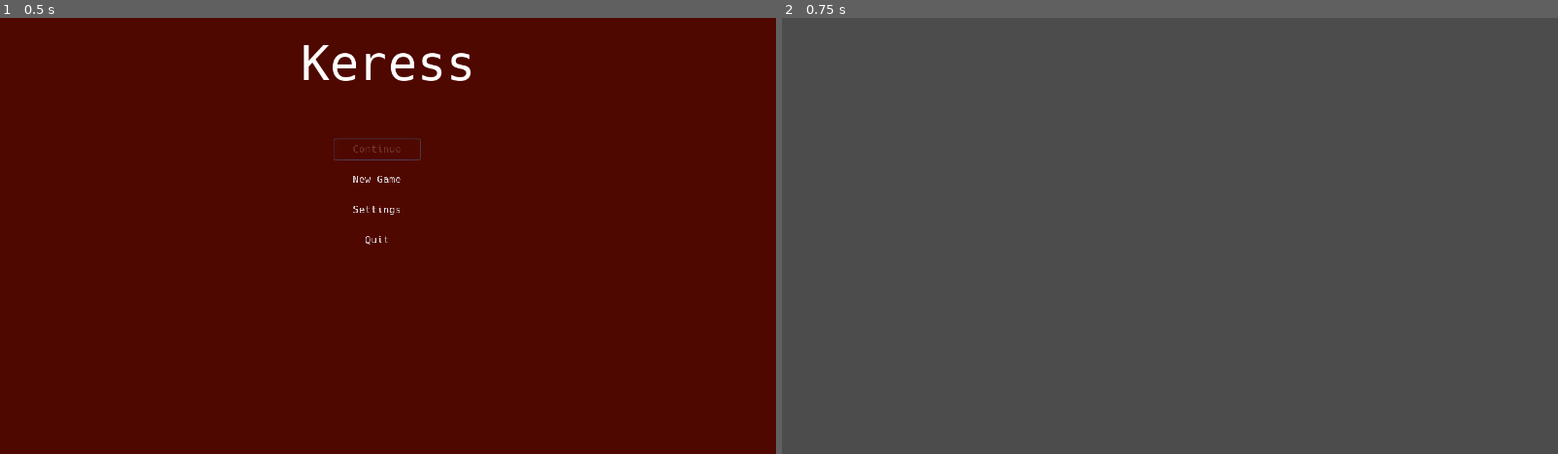
Above: before the commit, frames 1-2 (left to right).
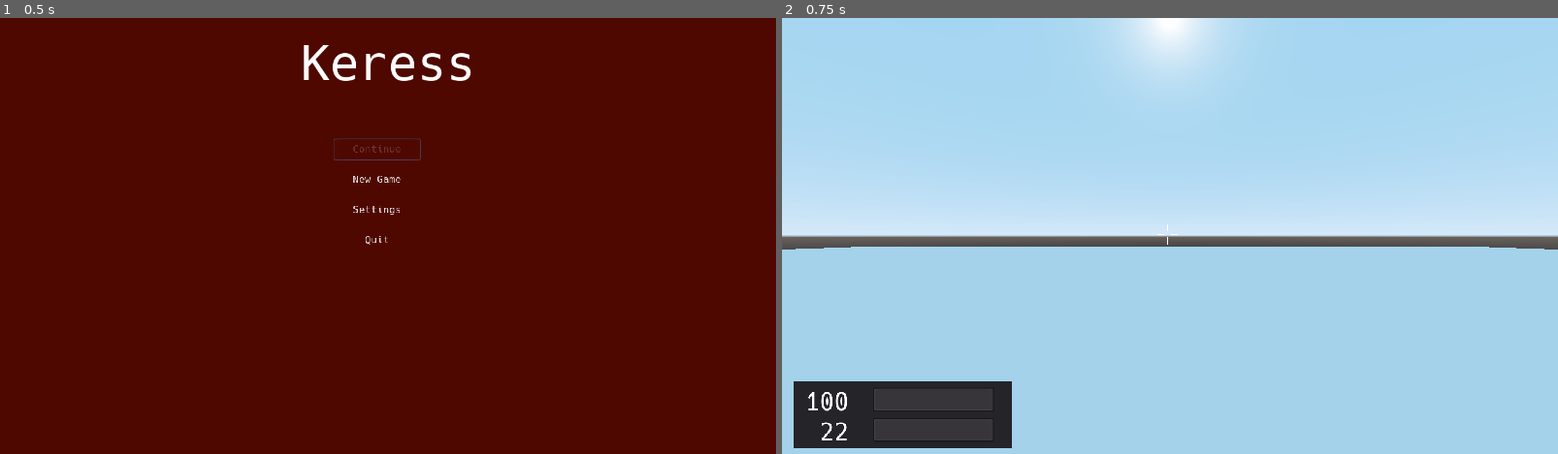
Above: after the commit, the same moments.

Repository: duckinator/keress
Game: Godot game, scene res://menus/MainMenu.tscn
The game is run twice, just before and just after one commit, with the same random seed, the same clock (stepped at 60 frames per second) and the same inputs.
Inputs:
- Up to frame 1 (0.5 s): no input
- Up to frame 2 (0.75 s): click "New Game" at 0.5 s

Frame 1 is identical in both runs. In frame 2, 96% of the frame differs, in the area x 0-100%, y 0-100%.

Commit message:
Add Player scene and spawn it and all that.

Diff:
--- a/src/Game.gd
+++ b/src/Game.gd
@@ -101,18 +101,38 @@
 
 func load_level(level):
 	Game.playing = true
-	return load_scene(get_level_scene(level))
+	var err = load_scene(get_level_scene(level))
+	if err:
+		Console.error("load_level(): " + str(err))
 
-func spawn_scene(asset, pos):
+func spawn_scene(asset, pos=null, rot=null):
 	var scene = load("res://" + asset + ".tscn")
 	var scene_instance = scene.instance()
 	scene_instance.set_name(asset)
 	get_parent().call_deferred("add_child", scene_instance)
-	scene_instance.set_translation(pos)
+	if pos != null:
+		scene_instance.translation = pos
+	if rot != null:
+		scene_instance.rotation = rot
 	return scene_instance
+
+func find_spawn_point(scene):
+	var spawns = []
+	if scene.has_node("Spawns"):
+		for node in scene.get_node("Spawns").get_children():
+			spawns.push_back(node)
+	else:
+		Console.error("Couldn't find a spawn point!")
+	return spawns[rand_range(0, len(spawns))]
 
 func quit():
 	get_tree().quit()
+
+func spawn_player(scene):
+	var spawn = find_spawn_point(scene)
+	var player = scene.get_node('Player')
+	player.translation = spawn.translation
+	player.rotation = spawn.rotation
 
 func focus_first_control(node):
 	for child in node.get_children():
--- /dev/null
+++ b/src/levels/Level_001.gd
@@ -0,0 +1,4 @@
+extends Spatial
+
+func _ready():
+	Game.spawn_player(self)
--- a/src/levels/Level_001.tscn
+++ b/src/levels/Level_001.tscn
@@ -1,4 +1,7 @@
-[gd_scene load_steps=3 format=2]
+[gd_scene load_steps=5 format=2]
+
+[ext_resource path="res://levels/Level_001.gd" type="Script" id=1]
+[ext_resource path="res://player/Player.tscn" type="PackedScene" id=2]
 
 [sub_resource type="CubeMesh" id=1]
 size = Vector3( 100, 0.5, 100 )
@@ -7,6 +10,12 @@
 points = PoolVector3Array( -50, 0.25, 50, 50, 0.25, -50, 50, 0.25, 50, -50, 0.25, -50, -50, -0.25, 50, 50, -0.25, -50,  …(280 unchanged characters)…
 
 [node name="Level_001" type="Spatial"]
+script = ExtResource( 1 )
+
+[node name="Spawns" type="Spatial" parent="."]
+
+[node name="Spawn_1" type="Spatial" parent="Spawns"]
+transform = Transform( 1, 0, 0, 0, 1, 0, 0, 0, 1, 0, 2, 0 )
 
 [node name="Floor" type="MeshInstance" parent="."]
 mesh = SubResource( 1 )
@@ -16,3 +25,5 @@
 
 [node name="CollisionShape" type="CollisionShape" parent="Floor/StaticBody"]
 shape = SubResource( 2 )
+
+[node name="Player" parent="." instance=ExtResource( 2 )]
--- /dev/null
+++ b/src/player/HUD.tscn
@@ -0,0 +1,94 @@
+[gd_scene load_steps=4 format=2]
+
+[ext_resource path="res://fonts/hack/Hack-Regular.ttf" type="DynamicFontData" id=1]
+
+[sub_resource type="DynamicFont" id=1]
+size = 40
+font_data = ExtResource( 1 )
+
+[sub_resource type="DynamicFont" id=2]
+size = 40
+font_data = ExtResource( 1 )
+
+[node name="HUD" type="Control"]
+anchor_left = 0.5
+anchor_top = 0.5
+anchor_right = 0.5
+anchor_bottom = 0.5
+margin_left = -640.0
+margin_top = -360.0
+margin_right = 640.0
+margin_bottom = 360.0
+
+[node name="Crosshair" type="Control" parent="."]
+margin_left = 620.0
+margin_top = 340.0
+margin_right = 654.0
+margin_bottom = 374.0
+
+[node name="Top" type="ColorRect" parent="Crosshair"]
+margin_left = 15.0
+margin_right = 17.0
+margin_bottom = 12.0
+
+[node name="Bottom" type="ColorRect" parent="Crosshair"]
+margin_left = 15.0
+margin_top = 22.0
+margin_right = 17.0
+margin_bottom = 34.0
+
+[node name="Left" type="ColorRect" parent="Crosshair"]
+margin_left = -1.0
+margin_top = 16.0
+margin_right = 11.0
+margin_bottom = 18.0
+
+[node name="Right" type="ColorRect" parent="Crosshair"]
+margin_left = 21.0
+margin_top = 16.0
+margin_right = 33.0
+margin_bottom = 18.0
+
+[node name="Panel_Left" type="Panel" parent="."]
+anchor_top = 1.0
+anchor_bottom = 1.0
+margin_left = 20.0
+margin_top = -120.0
+margin_right = 380.0
+margin_bottom = -10.0
+
+[node name="Label_Health" type="Label" parent="Panel_Left"]
+margin_left = 10.0
+margin_top = 10.0
+margin_right = 90.0
+margin_bottom = 50.0
+custom_fonts/font = SubResource( 1 )
+text = "100"
+align = 2
+
+[node name="Health_Bar" type="ProgressBar" parent="Panel_Left"]
+margin_left = 130.0
+margin_top = 10.0
+margin_right = 330.0
+margin_bottom = 50.0
+step = 1.0
+rounded = true
+percent_visible = false
+
+[node name="Label_Ammo" type="Label" parent="Panel_Left"]
+margin_left = 10.0
+margin_top = 60.0
+margin_right = 90.0
+margin_bottom = 100.0
+custom_fonts/font = SubResource( 2 )
+text = "22"
+align = 2
+
+[node name="Ammo_Bar" type="ProgressBar" parent="Panel_Left"]
+margin_left = 130.0
+margin_top = 60.0
+margin_right = 330.0
+margin_bottom = 100.0
+step = 1.0
+rounded = true
+percent_visible = false
--- /dev/null
+++ b/src/player/Player.tscn
@@ -0,0 +1,13 @@
+[gd_scene load_steps=2 format=2]
+
+[ext_resource path="res://player/HUD.tscn" type="PackedScene" id=1]
+
+[node name="Player" type="KinematicBody"]
+
+[node name="MeshInstance" type="MeshInstance" parent="."]
+
+[node name="RotationHelper" type="Spatial" parent="."]
+
+[node name="Camera" type="Camera" parent="RotationHelper"]
+
+[node name="HUD" parent="." instance=ExtResource( 1 )]
